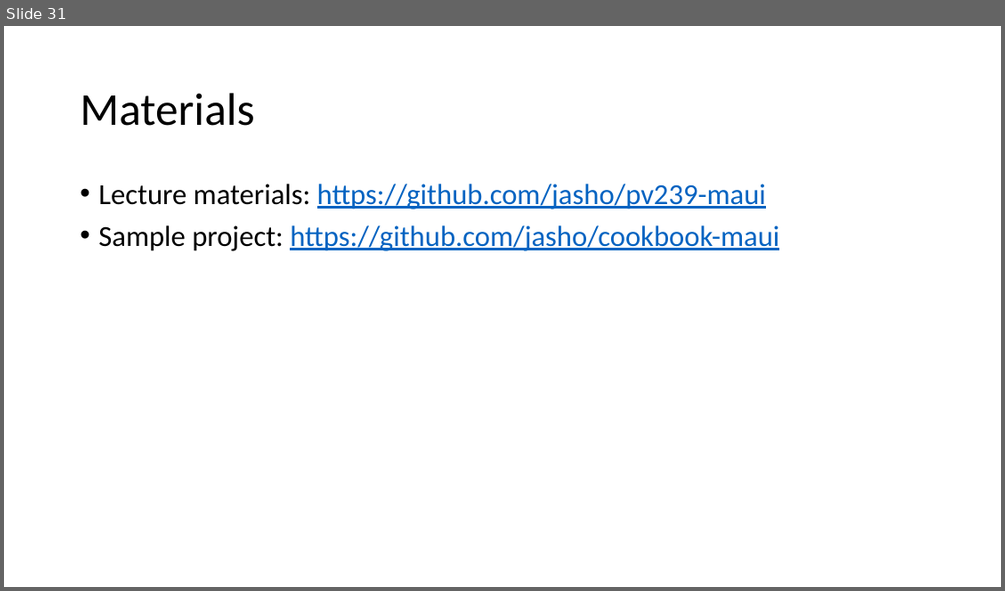
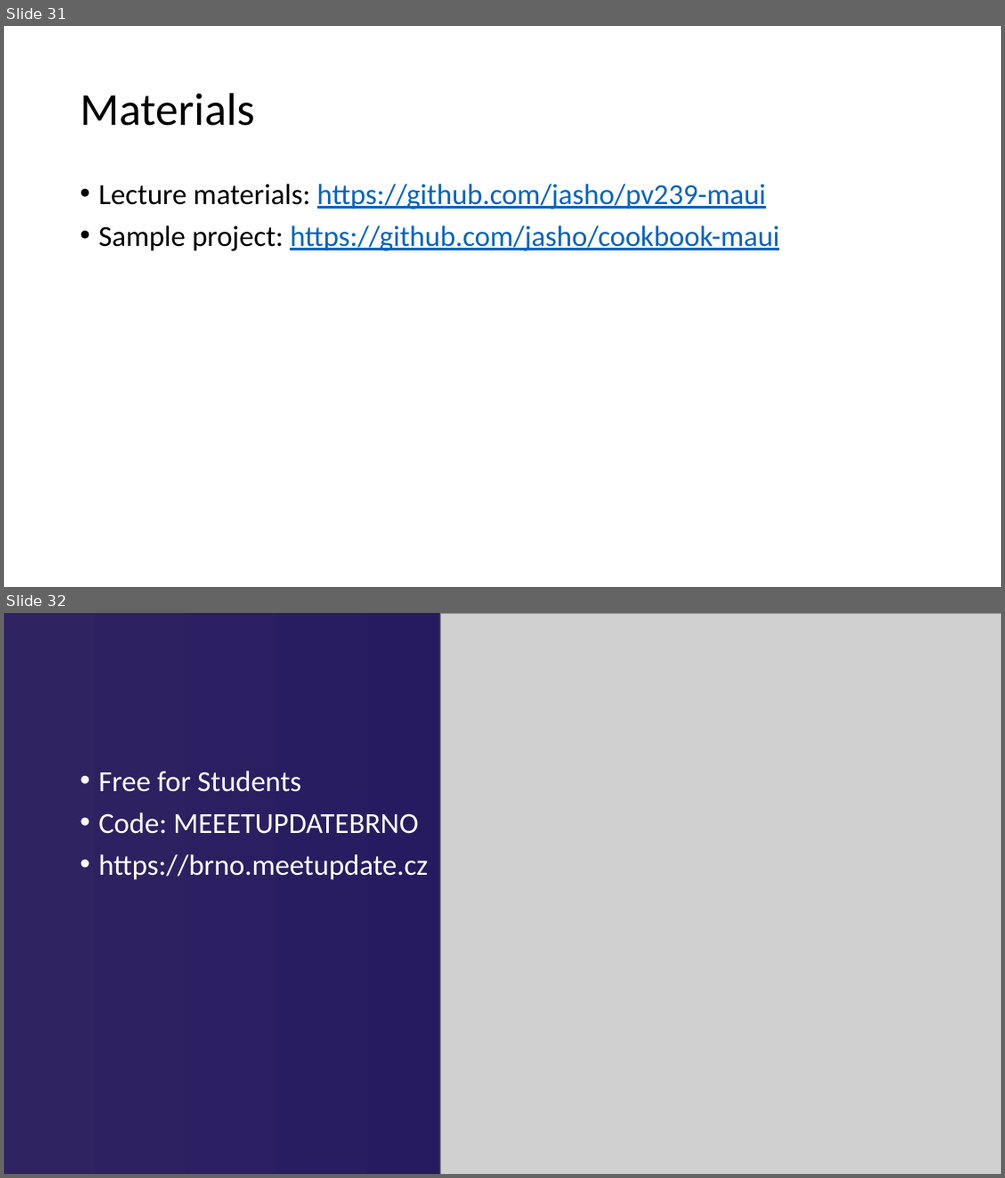
Before and after one commit to jasho/pv239-maui, a slide deck: Lecture/PV239-NET-MAUI.pptx. Shown one above the other, each under a label of ours: slide 31 before the commit, slides 31 and 32 after it. The pictures are 1005x591 and 1005x1178 pixels, drawn with LibreOffice and Linux fonts; fonts in the diff are those of the drawing; grey boxes stand for pictures. Boxes give left, top, right and bottom in pixels: in the first picture for what was removed or moved away, otherwise in the second. Text is boxed around its words. In the diff, an @@ line names an element or a change of style, - is before the commit and + after.

```diff
--- a/Lecture/PV239-NET-MAUI.pptx
+++ b/Lecture/PV239-NET-MAUI.pptx
@@ slide 32 added at (x1=4, y1=613, x2=1001, y2=1174), background gradient #2F2362 to #190E5F @@
@@ picture added at (x1=440, y1=613, x2=1001, y2=1174) @@
@@ text added at (x1=98, y1=771, x2=428, y2=880), 28 pt, text #FFFFFF @@
+• Free for Students
+• Code: MEEETUPDATEBRNO
+• https://brno.meetupdate.cz
```
Also in this commit, not shown: 1 slide changed.
